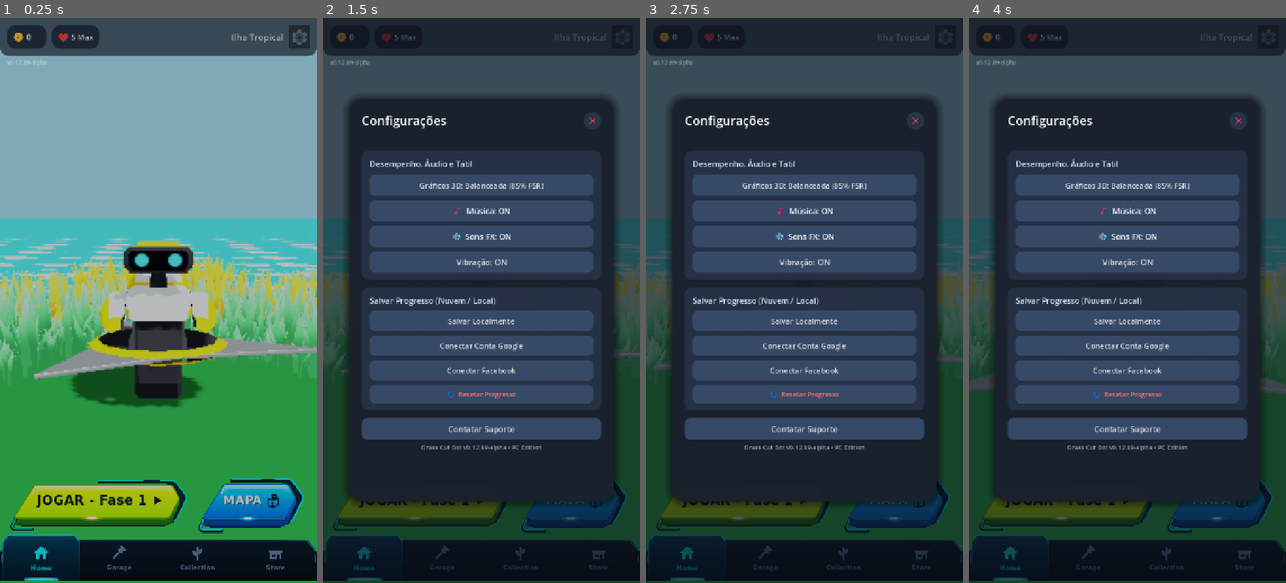
Above: before the commit, frames 1-4 (left to right).
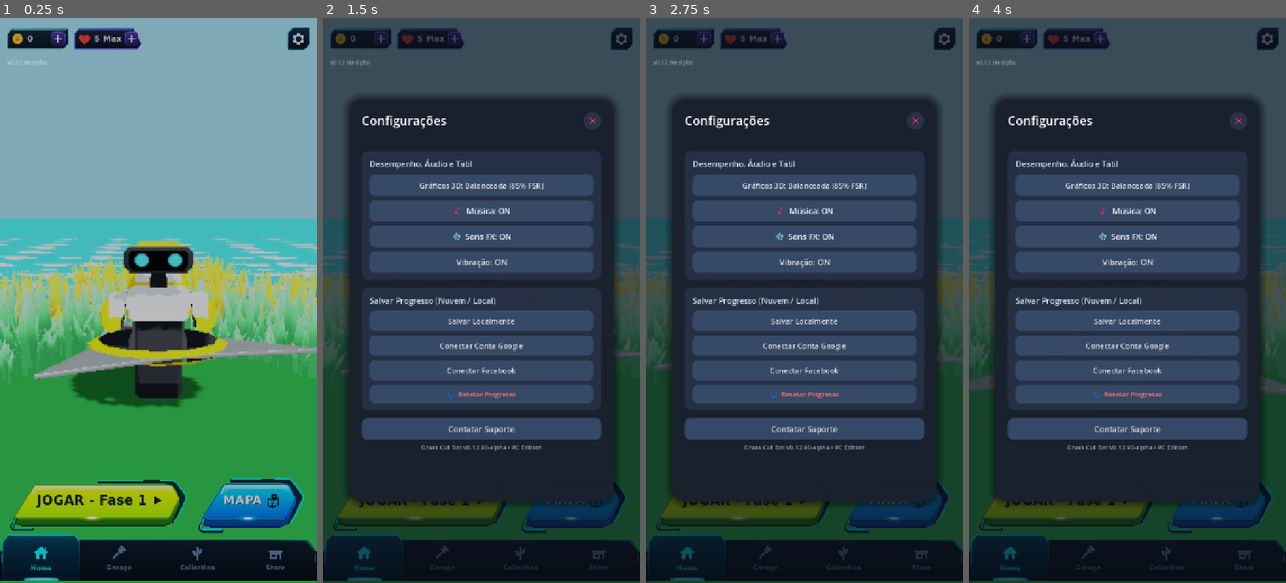
Above: after the commit, the same moments.

Repository: rogerbif/grass-cut-bot
Game: Godot game, scene res://scenes/menu/main_menu.tscn
Same seed, same stepped clock (60 frames per second), same inputs: the game is played once before the commit and once after it.
Inputs (mouse positions are in pixels of both pictures, inside the frame that each line leads up to; where the layout moved, square brackets give the same spot in the first picture):
- Up to frame 1 (0.25 s): no input
- Up to frame 2 (1.5 s): click (620, 40) [620, 34] at 0.5 s; click (380, 40) at 1.27 s
- Up to frame 3 (2.75 s): click (744, 503) at 2 s
- Up to frame 4 (4 s): click (1067, 503) at 2.75 s; click (1222, 503) at 3.5 s

The runs differ from the first frame. In frame 1, 6.1% of the frame differs, in the area x 0-100%, y 0-9%; in frame 2, 5.4%; in frame 3, 5.4%; in frame 4, 5.4%.

Commit message:
feat(ui): nova topbar cyber com moedas, vidas com '+' e configuracoes [v0.12.90-alpha]

Diff:
--- /dev/null
+++ b/assets/ui/topbar/badge_coin_bg.svg
@@ -0,0 +1,31 @@
+<svg xmlns="http://www.w3.org/2000/svg" width="160" height="54" viewBox="0 0 160 54">
+  <defs>
+    <linearGradient id="coin_bg_grad" x1="0%" y1="0%" x2="0%" y2="100%">
+      <stop offset="0%" stop-color="#0a1d30" stop-opacity="0.95" />
+      <stop offset="100%" stop-color="#050e18" stop-opacity="0.98" />
+    </linearGradient>
+    <linearGradient id="coin_border_grad" x1="0%" y1="0%" x2="100%" y2="100%">
+      <stop offset="0%" stop-color="#2bd9fe" />
+      <stop offset="50%" stop-color="#1480b0" />
+      <stop offset="100%" stop-color="#0e5676" />
+    </linearGradient>
+  </defs>
+
+  <!-- Chamfered plate: top-left chamfer (10px) and bottom-right chamfer (12px) -->
+  <path d="M 12 2
+           L 156 2
+           Q 158 2 158 4
+           L 158 40
+           L 146 52
+           L 4 52
+           Q 2 52 2 50
+           L 2 14
+           L 12 2 Z"
+        fill="url(#coin_bg_grad)"
+        stroke="url(#coin_border_grad)"
+        stroke-width="2.5"
+        stroke-linejoin="round" />
+
+  <!-- Top highlight cyber line -->
+  <path d="M 16 4 L 152 4" stroke="#8bf0ff" stroke-width="1.5" stroke-linecap="round" stroke-opacity="0.6" />
+</svg>
--- /dev/null
+++ b/assets/ui/topbar/badge_life_bg.svg
@@ -0,0 +1,30 @@
+<svg xmlns="http://www.w3.org/2000/svg" width="170" height="54" viewBox="0 0 170 54">
+  <defs>
+    <linearGradient id="life_bg_grad" x1="0%" y1="0%" x2="0%" y2="100%">
+      <stop offset="0%" stop-color="#141738" stop-opacity="0.95" />
+      <stop offset="100%" stop-color="#090a1c" stop-opacity="0.98" />
+    </linearGradient>
+    <linearGradient id="life_border_grad" x1="0%" y1="0%" x2="100%" y2="100%">
+      <stop offset="0%" stop-color="#46a0fc" />
+      <stop offset="50%" stop-color="#586ffc" />
+      <stop offset="100%" stop-color="#8852ff" />
+    </linearGradient>
+  </defs>
+
+  <!-- Parallelogram/slanted right edge plate: top-left chamfer (10px) and slanted right edge -->
+  <path d="M 12 2
+           L 148 2
+           L 168 40
+           L 158 52
+           L 4 52
+           Q 2 52 2 50
+           L 2 14
+           L 12 2 Z"
+        fill="url(#life_bg_grad)"
+        stroke="url(#life_border_grad)"
+        stroke-width="2.5"
+        stroke-linejoin="round" />
+
+  <!-- Top highlight cyber line -->
+  <path d="M 16 4 L 144 4" stroke="#a0c8ff" stroke-width="1.5" stroke-linecap="round" stroke-opacity="0.6" />
+</svg>
--- /dev/null
+++ b/assets/ui/topbar/btn_plus_square.svg
@@ -0,0 +1,19 @@
+<svg xmlns="http://www.w3.org/2000/svg" width="36" height="36" viewBox="0 0 36 36">
+  <defs>
+    <linearGradient id="plus_bg" x1="0%" y1="0%" x2="0%" y2="100%">
+      <stop offset="0%" stop-color="#4e35ab" />
+      <stop offset="40%" stop-color="#3d278f" />
+      <stop offset="100%" stop-color="#24165e" />
+    </linearGradient>
+    <linearGradient id="plus_border" x1="0%" y1="0%" x2="0%" y2="100%">
+      <stop offset="0%" stop-color="#8a70f8" />
+      <stop offset="100%" stop-color="#3b238f" />
+    </linearGradient>
+  </defs>
+
+  <!-- Rounded square background -->
+  <rect x="1.5" y="1.5" width="33" height="33" rx="7" fill="url(#plus_bg)" stroke="url(#plus_border)" stroke-width="1.8" />
+
+  <!-- Plus symbol in crisp white/light violet -->
+  <path d="M 18 10 L 18 26 M 10 18 L 26 18" stroke="#ffffff" stroke-width="3.5" stroke-linecap="round" />
+</svg>
--- /dev/null
+++ b/assets/ui/topbar/btn_plus_square_pressed.svg
@@ -0,0 +1,14 @@
+<svg xmlns="http://www.w3.org/2000/svg" width="36" height="36" viewBox="0 0 36 36">
+  <defs>
+    <linearGradient id="plus_bg_pressed" x1="0%" y1="0%" x2="0%" y2="100%">
+      <stop offset="0%" stop-color="#3b238f" />
+      <stop offset="100%" stop-color="#1b0e48" />
+    </linearGradient>
+  </defs>
+
+  <!-- Pressed background with subtle inset shadow look -->
+  <rect x="1.5" y="1.5" width="33" height="33" rx="7" fill="url(#plus_bg_pressed)" stroke="#6750cf" stroke-width="1.8" />
+
+  <!-- Plus symbol shifted down by 2px -->
+  <path d="M 18 12 L 18 28 M 10 20 L 26 20" stroke="#dfd6ff" stroke-width="3.5" stroke-linecap="round" />
+</svg>
--- /dev/null
+++ b/assets/ui/topbar/btn_settings_cyber.svg
@@ -0,0 +1,35 @@
+<svg xmlns="http://www.w3.org/2000/svg" width="54" height="54" viewBox="0 0 54 54">
+  <defs>
+    <linearGradient id="gear_btn_bg" x1="0%" y1="0%" x2="0%" y2="100%">
+      <stop offset="0%" stop-color="#142c48" />
+      <stop offset="50%" stop-color="#0b1b2d" />
+      <stop offset="100%" stop-color="#06101c" />
+    </linearGradient>
+    <linearGradient id="gear_btn_border" x1="0%" y1="0%" x2="100%" y2="100%">
+      <stop offset="0%" stop-color="#24a8e0" />
+      <stop offset="50%" stop-color="#115070" />
+      <stop offset="100%" stop-color="#092838" />
+    </linearGradient>
+  </defs>
+
+  <!-- Asymmetric chamfered octagon: top-left (12px chamfer) and bottom-right (12px chamfer) -->
+  <path d="M 14 2
+           L 50 2
+           Q 52 2 52 4
+           L 52 40
+           L 40 52
+           L 4 52
+           Q 2 52 2 50
+           L 2 14
+           L 14 2 Z"
+        fill="url(#gear_btn_bg)"
+        stroke="url(#gear_btn_border)"
+        stroke-width="2.5"
+        stroke-linejoin="round" />
+
+  <!-- Gear Icon centered in high-contrast crisp white/soft blue -->
+  <g transform="translate(27, 27) scale(0.65) translate(-24, -24)">
+    <path fill="#e1f0fa" d="M39.6,27.2c0.1-0.7,0.2-1.4,0.2-2.2s-0.1-1.5-0.2-2.2l4.5-3.2c0.4-0.3,0.6-0.9,0.3-1.4L40,10.8 c-0.3-0.5-0.8-0.7-1.3-0.4l-5,2.3c-1.2-0.9-2.4-1.6-3.8-2.2l-0.5-5.5c-0.1-0.5-0.5-0.9-1-0.9h-8.6c-0.5,0-1,0.4-1,0.9l-0.5,5.5 c-1.4,0.6-2.7,1.3-3.8,2.2l-5-2.3c-0.5-0.2-1.1,0-1.3,0.4l-4.3,7.4c-0.3,0.5-0.1,1.1,0.3,1.4l4.5,3.2c-0.1,0.7-0.2,1.4-0.2,2.2 s0.1,1.5,0.2,2.2L4,30.4c-0.4,0.3-0.6,0.9-0.3,1.4L8,39.2c0.3,0.5,0.8,0.7,1.3,0.4l5-2.3c1.2,0.9,2.4,1.6,3.8,2.2l0.5,5.5 c0.1,0.5,0.5,0.9,1,0.9h8.6c0.5,0,1-0.4,1-0.9l0.5-5.5c1.4-0.6,2.7-1.3,3.8-2.2l5,2.3c0.5,0.2,1.1,0,1.3-0.4l4.3-7.4 c0.3-0.5,0.1-1.1-0.3-1.4L39.6,27.2z M24,35c-5.5,0-10-4.5-10-10c0-5.5,4.5-10,10-10c5.5,0,10,4.5,10,10C34,30.5,29.5,35,24,35z"/>
+    <circle cx="24" cy="25" r="5" fill="#142c48" />
+  </g>
+</svg>
--- /dev/null
+++ b/assets/ui/topbar/btn_settings_cyber_pressed.svg
@@ -0,0 +1,28 @@
+<svg xmlns="http://www.w3.org/2000/svg" width="54" height="54" viewBox="0 0 54 54">
+  <defs>
+    <linearGradient id="gear_btn_bg_pressed" x1="0%" y1="0%" x2="0%" y2="100%">
+      <stop offset="0%" stop-color="#0b1b2d" />
+      <stop offset="100%" stop-color="#040910" />
+    </linearGradient>
+  </defs>
+
+  <path d="M 14 2
+           L 50 2
+           Q 52 2 52 4
+           L 52 40
+           L 40 52
+           L 4 52
+           Q 2 52 2 50
+           L 2 14
+           L 14 2 Z"
+        fill="url(#gear_btn_bg_pressed)"
+        stroke="#1a75a0"
+        stroke-width="2.5"
+        stroke-linejoin="round" />
+
+  <!-- Gear Icon shifted down by 2px -->
+  <g transform="translate(27, 29) scale(0.65) translate(-24, -24)">
+    <path fill="#b8d4e8" d="M39.6,27.2c0.1-0.7,0.2-1.4,0.2-2.2s-0.1-1.5-0.2-2.2l4.5-3.2c0.4-0.3,0.6-0.9,0.3-1.4L40,10.8 c-0.3-0.5-0.8-0.7-1.3-0.4l-5,2.3c-1.2-0.9-2.4-1.6-3.8-2.2l-0.5-5.5c-0.1-0.5-0.5-0.9-1-0.9h-8.6c-0.5,0-1,0.4-1,0.9l-0.5,5.5 c-1.4,0.6-2.7,1.3-3.8,2.2l-5-2.3c-0.5-0.2-1.1,0-1.3,0.4l-4.3,7.4c-0.3,0.5-0.1,1.1,0.3,1.4l4.5,3.2c-0.1,0.7-0.2,1.4-0.2,2.2 s0.1,1.5,0.2,2.2L4,30.4c-0.4,0.3-0.6,0.9-0.3,1.4L8,39.2c0.3,0.5,0.8,0.7,1.3,0.4l5-2.3c1.2,0.9,2.4,1.6,3.8,2.2l0.5,5.5 c0.1,0.5,0.5,0.9,1,0.9h8.6c0.5,0,1-0.4,1-0.9l0.5-5.5c1.4-0.6,2.7-1.3,3.8-2.2l5,2.3c0.5,0.2,1.1,0,1.3-0.4l4.3-7.4 c0.3-0.5,0.1-1.1-0.3-1.4L39.6,27.2z M24,35c-5.5,0-10-4.5-10-10c0-5.5,4.5-10,10-10c5.5,0,10,4.5,10,10C34,30.5,29.5,35,24,35z"/>
+    <circle cx="24" cy="25" r="5" fill="#0b1b2d" />
+  </g>
+</svg>
--- a/project.godot
+++ b/project.godot
@@ -8,10 +8,12 @@
 
 config_version=5
 
+"Ã¯Â»Â¿config_version"=5
+
 [application]
 
 config/name="Grass Cut Bot"
-config/version="0.12.89-alpha"
+config/version="0.12.90-alpha"
 run/main_scene="res://scenes/menu/main_menu.tscn"
 config/features=PackedStringArray("4.7", "Mobile")
 boot_splash/image="uid://3pegaomvcdut"
--- a/scenes/menu/main_menu.tscn
+++ b/scenes/menu/main_menu.tscn
@@ -13,6 +13,11 @@
 [ext_resource type="Texture2D" path="res://assets/icons/icon_coin.svg" id="11_coin"]
 [ext_resource type="Texture2D" path="res://assets/icons/icon_heart.svg" id="12_heart"]
 [ext_resource type="Texture2D" path="res://assets/icons/icon_gear.svg" id="13_gear"]
+[ext_resource type="PackedScene" uid="uid://cyber_res_badge_01" path="res://scenes/ui/cyber_resource_badge.tscn" id="14_cyber_badge"]
+[ext_resource type="Texture2D" path="res://assets/ui/topbar/badge_coin_bg.svg" id="15_coin_bg"]
+[ext_resource type="Texture2D" path="res://assets/ui/topbar/badge_life_bg.svg" id="16_life_bg"]
+[ext_resource type="Texture2D" path="res://assets/ui/topbar/btn_settings_cyber.svg" id="17_settings_normal"]
+[ext_resource type="Texture2D" path="res://assets/ui/topbar/btn_settings_cyber_pressed.svg" id="18_settings_pressed"]
 
 [sub_resource type="Environment" id="Environment_menu"]
 background_mode = 1
@@ -77,86 +82,46 @@
 
 [node name="CanvasLayer" type="CanvasLayer" parent="."]
 
-[node name="TopBar" type="PanelContainer" parent="CanvasLayer"]
+[node name="TopBar" type="MarginContainer" parent="CanvasLayer"]
 anchors_preset = 10
 anchor_right = 1.0
 offset_bottom = 86.0
 grow_horizontal = 2
-theme_override_styles/panel = SubResource("StyleBoxFlat_top")
+theme_override_constants/margin_left = 16
+theme_override_constants/margin_top = 16
+theme_override_constants/margin_right = 16
+theme_override_constants/margin_bottom = 8
 
 [node name="HBox" type="HBoxContainer" parent="CanvasLayer/TopBar"]
 layout_mode = 2
 theme_override_constants/separation = 12
 
-[node name="CoinsContainer" type="PanelContainer" parent="CanvasLayer/TopBar/HBox"]
-custom_minimum_size = Vector2(90, 48)
+[node name="CoinBadge" parent="CanvasLayer/TopBar/HBox" instance=ExtResource("14_cyber_badge")]
 layout_mode = 2
-theme_override_styles/panel = SubResource("StyleBoxFlat_badge")
+icon_texture = ExtResource("11_coin")
+bg_texture = ExtResource("15_coin_bg")
+initial_text = "0"
 
-[node name="HBoxCoins" type="HBoxContainer" parent="CanvasLayer/TopBar/HBox/CoinsContainer"]
+[node name="LifeBadge" parent="CanvasLayer/TopBar/HBox" instance=ExtResource("14_cyber_badge")]
 layout_mode = 2
-theme_override_constants/separation = 6
+icon_texture = ExtResource("12_heart")
+bg_texture = ExtResource("16_life_bg")
+initial_text = "5 Max"
 
-[node name="Icon" type="TextureRect" parent="CanvasLayer/TopBar/HBox/CoinsContainer/HBoxCoins"]
-custom_minimum_size = Vector2(24, 24)
-layout_mode = 2
-size_flags_horizontal = 4
-size_flags_vertical = 4
-texture = ExtResource("11_coin")
-expand_mode = 1
-stretch_mode = 5
-
-[node name="CoinsLabel" type="Label" parent="CanvasLayer/TopBar/HBox/CoinsContainer/HBoxCoins"]
-layout_mode = 2
-theme_override_font_sizes/font_size = 18
-text = "0"
-vertical_alignment = 1
-
-[node name="EnergyContainer" type="PanelContainer" parent="CanvasLayer/TopBar/HBox"]
-custom_minimum_size = Vector2(105, 48)
-layout_mode = 2
-theme_override_styles/panel = SubResource("StyleBoxFlat_badge")
-
-[node name="HBoxEnergy" type="HBoxContainer" parent="CanvasLayer/TopBar/HBox/EnergyContainer"]
-layout_mode = 2
-alignment = 1
-theme_override_constants/separation = 6
-
-[node name="BladeIcon" type="TextureRect" parent="CanvasLayer/TopBar/HBox/EnergyContainer/HBoxEnergy"]
-custom_minimum_size = Vector2(24, 24)
-layout_mode = 2
-size_flags_horizontal = 4
-size_flags_vertical = 4
-texture = ExtResource("12_heart")
-expand_mode = 1
-stretch_mode = 5
-
-[node name="EnergyLabel" type="Label" parent="CanvasLayer/TopBar/HBox/EnergyContainer/HBoxEnergy"]
-layout_mode = 2
-theme_override_font_sizes/font_size = 17
-text = "5 Max"
-horizontal_alignment = 1
-vertical_alignment = 1
-[node name="TitleContainer" type="HBoxContainer" parent="CanvasLayer/TopBar/HBox"]
+[node name="Spacer" type="Control" parent="CanvasLayer/TopBar/HBox"]
 layout_mode = 2
 size_flags_horizontal = 3
-alignment = 2
+mouse_filter = 2
 
-[node name="TitleLabel" type="Label" parent="CanvasLayer/TopBar/HBox/TitleContainer"]
+[node name="SettingsButton" type="TextureButton" parent="CanvasLayer/TopBar/HBox"]
+custom_minimum_size = Vector2(52, 52)
 layout_mode = 2
-theme_override_colors/font_color = Color(0.9, 0.95, 1, 1)
-theme_override_font_sizes/font_size = 20
-text = "Ilha Tropical"
-horizontal_alignment = 2
-vertical_alignment = 1
-
-[node name="SettingsButton" type="Button" parent="CanvasLayer/TopBar/HBox"]
-custom_minimum_size = Vector2(48, 48)
-layout_mode = 2
+size_flags_vertical = 4
 focus_mode = 0
-icon = ExtResource("13_gear")
-icon_alignment = 1
-expand_icon = true
+texture_normal = ExtResource("17_settings_normal")
+texture_pressed = ExtResource("18_settings_pressed")
+ignore_texture_size = true
+stretch_mode = 5
 
 [node name="TabViews" type="Control" parent="CanvasLayer"]
 layout_mode = 3
--- /dev/null
+++ b/scenes/ui/cyber_resource_badge.tscn
@@ -0,0 +1,67 @@
+[gd_scene load_steps=6 format=3 uid="uid://cyber_res_badge_01"]
+
+[ext_resource type="Script" path="res://scripts/ui/cyber_resource_badge.gd" id="1_script"]
+[ext_resource type="Texture2D" path="res://assets/ui/topbar/btn_plus_square.svg" id="2_plus_normal"]
+[ext_resource type="Texture2D" path="res://assets/ui/topbar/btn_plus_square_pressed.svg" id="3_plus_pressed"]
+
+[sub_resource type="StyleBoxEmpty" id="StyleBoxEmpty_none"]
+
+[sub_resource type="SystemFont" id="SystemFont_val"]
+font_names = PackedStringArray("Segoe UI", "Arial Black", "Montserrat", "sans-serif")
+font_weight = 900
+
+[node name="CyberResourceBadge" type="PanelContainer"]
+custom_minimum_size = Vector2(140, 52)
+offset_right = 140.0
+offset_bottom = 52.0
+theme_override_styles/panel = SubResource("StyleBoxEmpty_none")
+script = ExtResource("1_script")
+
+[node name="Background" type="TextureRect" parent="."]
+layout_mode = 2
+mouse_filter = 2
+expand_mode = 1
+stretch_mode = 5
+
+[node name="Margin" type="MarginContainer" parent="."]
+layout_mode = 2
+theme_override_constants/margin_left = 10
+theme_override_constants/margin_top = 4
+theme_override_constants/margin_right = 8
+theme_override_constants/margin_bottom = 4
+
+[node name="HBox" type="HBoxContainer" parent="Margin"]
+layout_mode = 2
+theme_override_constants/separation = 8
+alignment = 1
+
+[node name="Icon" type="TextureRect" parent="Margin/HBox"]
+custom_minimum_size = Vector2(28, 28)
+layout_mode = 2
+size_flags_horizontal = 4
+size_flags_vertical = 4
+mouse_filter = 2
+expand_mode = 1
+stretch_mode = 5
+
+[node name="ValueLabel" type="Label" parent="Margin/HBox"]
+layout_mode = 2
+size_flags_horizontal = 3
+theme_override_colors/font_color = Color(1, 1, 1, 1)
+theme_override_colors/font_shadow_color = Color(0, 0, 0, 0.4)
+theme_override_constants/shadow_offset_y = 1
+theme_override_fonts/font = SubResource("SystemFont_val")
+theme_override_font_sizes/font_size = 18
+text = "0"
+vertical_alignment = 1
+
+[node name="BtnPlus" type="TextureButton" parent="Margin/HBox"]
+custom_minimum_size = Vector2(32, 32)
+layout_mode = 2
+size_flags_horizontal = 4
+size_flags_vertical = 4
+focus_mode = 0
+texture_normal = ExtResource("2_plus_normal")
+texture_pressed = ExtResource("3_plus_pressed")
+ignore_texture_size = true
+stretch_mode = 5
--- a/scripts/core/game_version.gd
+++ b/scripts/core/game_version.gd
@@ -2,17 +2,17 @@
 extends RefCounted
 
 ## Gerenciador Central de Versionamento - Grass Cut Bot (Game SemVer).
-## Fonte canônica para a versão do jogo, ciclo de maturidade (Alpha, Beta, Gold)
-## e compatibilidade de saves e presets de exportação.
+## Fonte canÃ´nica para a versÃ£o do jogo, ciclo de maturidade (Alpha, Beta, Gold)
+## e compatibilidade de saves e presets de exportaÃ§Ã£o.
 
 const MAJOR: int = 0
 const MINOR: int = 12
-const PATCH: int = 89
+const PATCH: int = 90
 const STAGE: String = "ALPHA" # "PRE-ALPHA", "ALPHA", "BETA", "RC", "RELEASE"
 const BUILD_TYPE: String = "dev" # "dev", "nightly", "public"
 
-## Retorna a versão crua sem prefixo 'v' (ex: "0.12.67-alpha").
-## Lê dinamicamente do ProjectSettings se disponível para garantir sincronização automática.
+## Retorna a versÃ£o crua sem prefixo 'v' (ex: "0.12.67-alpha").
+## LÃª dinamicamente do ProjectSettings se disponÃ­vel para garantir sincronizaÃ§Ã£o automÃ¡tica.
 static func get_raw_version() -> String:
 	var proj_ver: String = String(ProjectSettings.get_setting("application/config/version", ""))
 	if not proj_ver.is_empty():
@@ -22,18 +22,18 @@
 		base += "-%s" % STAGE.to_lower()
 	return base
 
-## Retorna a string semântica padrão com prefixo 'v' (ex: "v0.12.67-alpha")
+## Retorna a string semÃ¢ntica padrÃ£o com prefixo 'v' (ex: "v0.12.67-alpha")
 static func get_version_string() -> String:
 	var raw: String = get_raw_version()
 	if not raw.begins_with("v"):
 		return "v%s" % raw
 	return raw
 
-## Retorna o nome completo com título do jogo (ex: "Grass Cut Bot v0.12.67-alpha")
+## Retorna o nome completo com tÃ­tulo do jogo (ex: "Grass Cut Bot v0.12.67-alpha")
 static func get_display_name() -> String:
 	return "Grass Cut Bot %s" % get_version_string()
 
-## Retorna um código numérico de versão para versionCode do Android (ex: 1267 para 0.12.67)
+## Retorna um cÃ³digo numÃ©rico de versÃ£o para versionCode do Android (ex: 1267 para 0.12.67)
 static func get_version_code() -> int:
 	var raw: String = get_raw_version()
 	var clean: String = raw.trim_prefix("v").split("-")[0]
@@ -42,27 +42,27 @@
 		return parts[0].to_int() * 10000 + parts[1].to_int() * 100 + parts[2].to_int()
 	return MAJOR * 10000 + MINOR * 100 + PATCH
 
-## Retorna se a versão atual é Pre-Alpha
+## Retorna se a versÃ£o atual Ã© Pre-Alpha
 static func is_pre_alpha() -> bool:
 	return get_raw_version().to_upper().contains("PRE-ALPHA")
 
-## Retorna se a versão atual é Alpha
+## Retorna se a versÃ£o atual Ã© Alpha
 static func is_alpha() -> bool:
 	return get_raw_version().to_upper().contains("ALPHA") and not is_pre_alpha()
 
-## Retorna se a versão atual é Beta
+## Retorna se a versÃ£o atual Ã© Beta
 static func is_beta() -> bool:
 	return get_raw_version().to_upper().contains("BETA")
 
-## Retorna se a versão atual é Release Candidate (Freeze)
+## Retorna se a versÃ£o atual Ã© Release Candidate (Freeze)
 static func is_rc() -> bool:
 	return get_raw_version().to_upper().contains("RC")
 
-## Retorna se a versão atual é de Lançamento Comercial / Gold Master
+## Retorna se a versÃ£o atual Ã© de LanÃ§amento Comercial / Gold Master
 static func is_release() -> bool:
 	return not is_pre_alpha() and not is_alpha() and not is_beta() and not is_rc()
 
-## Retorna um dicionário estruturado com todos os metadados da versão
+## Retorna um dicionÃ¡rio estruturado com todos os metadados da versÃ£o
 static func get_full_info() -> Dictionary:
 	var raw: String = get_raw_version()
 	var clean: String = raw.trim_prefix("v").split("-")[0]
--- a/scripts/menu/main_menu.gd
+++ b/scripts/menu/main_menu.gd
@@ -9,10 +9,10 @@
 @onready var ocean_mesh: MeshInstance3D = $World.get_node_or_null("OceanMesh") as MeshInstance3D
 
 # Top Bar
-@onready var coins_label: Label = $CanvasLayer/TopBar/HBox/CoinsContainer/HBoxCoins/CoinsLabel
-@onready var energy_label: Label = $CanvasLayer/TopBar/HBox/EnergyContainer.find_child("EnergyLabel", true, false) as Label
-@onready var title_label: Label = $CanvasLayer/TopBar/HBox/TitleContainer/TitleLabel
-@onready var settings_btn: Button = $CanvasLayer/TopBar/HBox/SettingsButton
+# Top Bar (Cyber Resource Badges)
+@onready var coin_badge: CyberResourceBadge = $CanvasLayer/TopBar/HBox/CoinBadge as CyberResourceBadge
+@onready var life_badge: CyberResourceBadge = $CanvasLayer/TopBar/HBox/LifeBadge as CyberResourceBadge
+@onready var settings_btn: TextureButton = $CanvasLayer/TopBar/HBox/SettingsButton as TextureButton
 
 # Modais e Abas
 @onready var settings_modal: Control = $CanvasLayer/SettingsModal
@@ -59,6 +59,11 @@
 	if settings_btn != null and settings_modal != null:
 		settings_btn.pressed.connect(settings_modal.open_modal)
 
+
+	if coin_badge != null:
+		coin_badge.plus_pressed.connect(_on_badge_plus_pressed)
+	if life_badge != null:
+		life_badge.plus_pressed.connect(_on_badge_plus_pressed)
 	if bottom_nav != null:
 		bottom_nav.tab_changed.connect(_on_tab_changed)
 
@@ -275,8 +280,8 @@
 func _on_camera_view_mode_changed(is_map: bool) -> void:
 	if tab_home != null and tab_home.has_method("set_view_mode"):
 		tab_home.set_view_mode(is_map)
-	if title_label != null:
-		title_label.text = "Mapa de Fases" if is_map else "Ilha Tropical"
+
+
 	_update_plaques_view_mode(is_map, true)
 	_update_islands_visibility(is_map, selected_level)
 
@@ -353,10 +358,16 @@
 			menu_camera.switch_to_bot_view()
 
 func _update_top_bar() -> void:
-	if coins_label != null and UpgradeManager != null:
-		coins_label.text = str(UpgradeManager.total_coins)
-	if energy_label != null:
-		energy_label.text = "5 Max"
+	if coin_badge != null and UpgradeManager != null:
+		coin_badge.set_value_text(str(UpgradeManager.total_coins))
+	if life_badge != null:
+		life_badge.set_value_text("5 Max")
+
+func _on_badge_plus_pressed() -> void:
+	# Abre a aba da Loja (Store = 3) diretamente via bottom_nav
+	if bottom_nav != null and bottom_nav.has_method("select_tab"):
+		bottom_nav.call("select_tab", 3)
+
 
 func _on_play_level_requested(lvl_to_play: int) -> void:
 	if AudioManager != null:
--- /dev/null
+++ b/scripts/ui/cyber_resource_badge.gd
@@ -0,0 +1,52 @@
+extends PanelContainer
+class_name CyberResourceBadge
+
+## Badge de Recurso (Moedas / Vidas) para a TopBar no padrão Atomic Design.
+## Apresenta fundo chamfrado cyber, ícone do recurso, texto quantitativo e
+## um botão de '+' integrado que navega para a loja ao ser clicado.
+
+signal plus_pressed
+
+@export var icon_texture: Texture2D:
+	set(val):
+		icon_texture = val
+		if icon_rect != null:
+			icon_rect.texture = val
+
+@export var bg_texture: Texture2D:
+	set(val):
+		bg_texture = val
+		if bg_rect != null:
+			bg_rect.texture = val
+
+@export var initial_text: String = "0":
+	set(val):
+		initial_text = val
+		if value_label != null:
+			value_label.text = val
+
+@onready var bg_rect: TextureRect = $Background
+@onready var icon_rect: TextureRect = $Margin/HBox/Icon
+@onready var value_label: Label = $Margin/HBox/ValueLabel
+@onready var btn_plus: TextureButton = $Margin/HBox/BtnPlus
+
+func _ready() -> void:
+	if icon_texture != null and icon_rect != null:
+		icon_rect.texture = icon_texture
+	if bg_texture != null and bg_rect != null:
+		bg_rect.texture = bg_texture
+	if value_label != null:
+		value_label.text = initial_text
+
+	if btn_plus != null:
+		btn_plus.pressed.connect(_on_plus_pressed)
+
+func set_value_text(new_text: String) -> void:
+	if value_label != null:
+		value_label.text = new_text
+
+func _on_plus_pressed() -> void:
+	Input.vibrate_handheld(15)
+	if AudioManager != null:
+		AudioManager.play_sfx("confirm")
+	plus_pressed.emit()
Not shown, added: assets/ui/topbar/badge_coin_bg.svg.import
Not shown, added: assets/ui/topbar/badge_life_bg.svg.import
Not shown, added: assets/ui/topbar/btn_plus_square.svg.import
Not shown, added: assets/ui/topbar/btn_plus_square_pressed.svg.import
Not shown, added: assets/ui/topbar/btn_settings_cyber.svg.import
Not shown, added: assets/ui/topbar/btn_settings_cyber_pressed.svg.import
Not shown, changed: export_presets.cfg
Not shown, added: scripts/ui/cyber_resource_badge.gd.uid
Not shown, added: docs/historico_melhorias/160_nova_topbar_cyber_moedas_vidas_configuracoes.md
Not shown, changed: docs/historico_melhorias/INDICE_MELHORIAS.md
